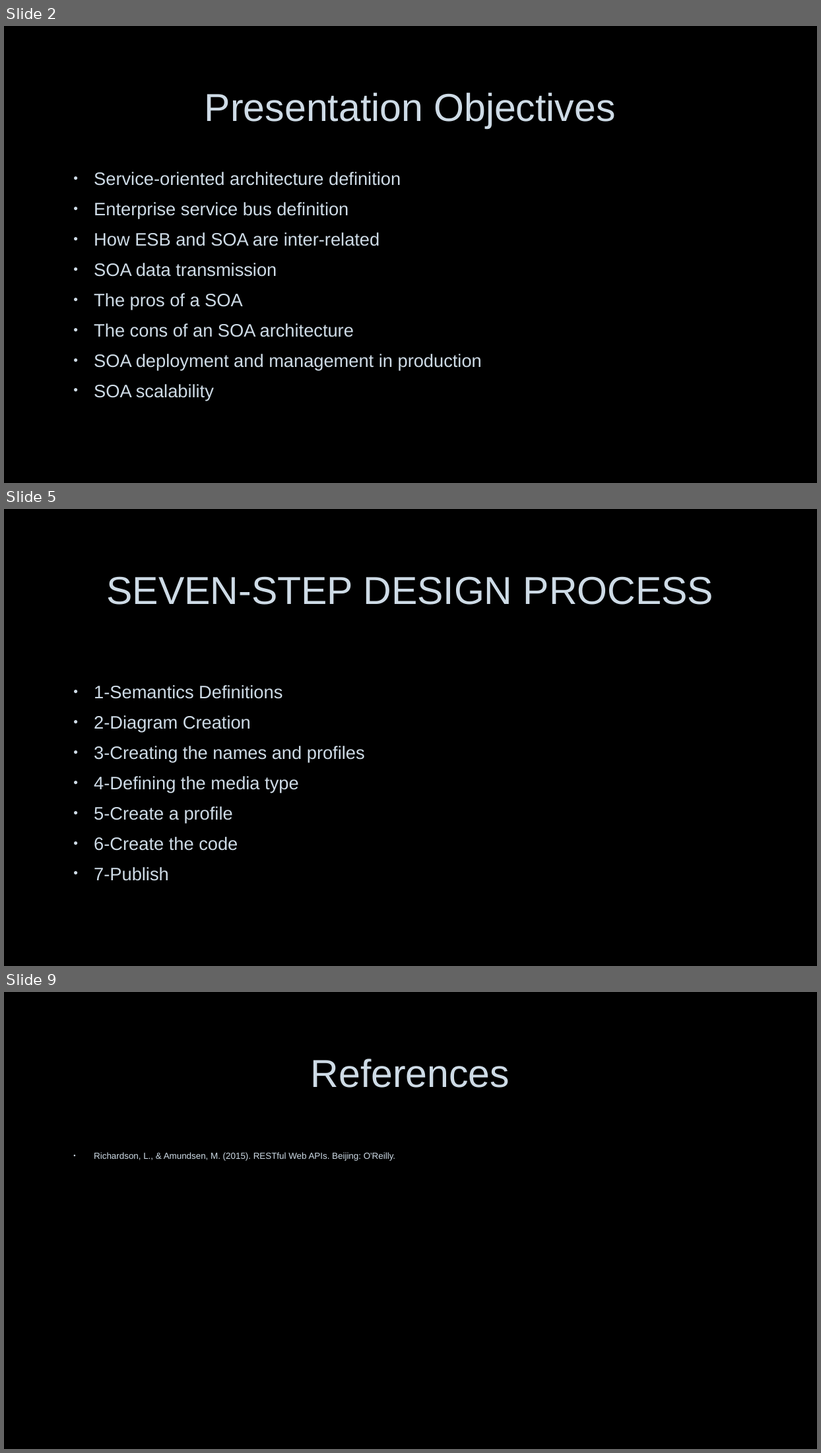
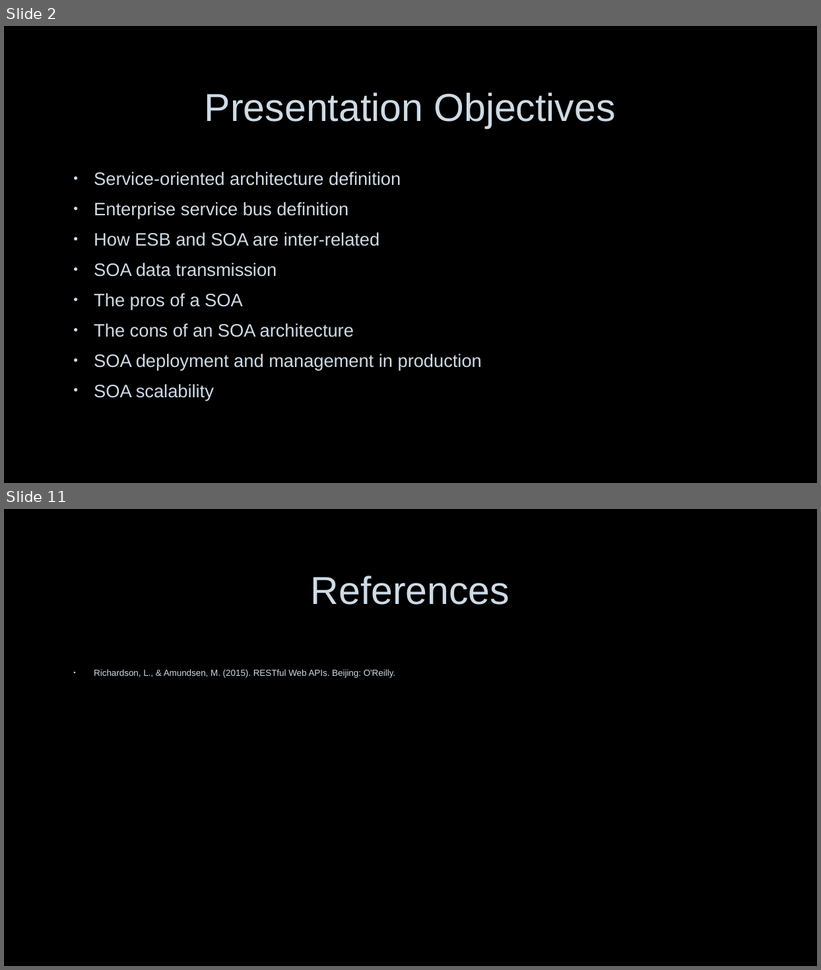
Before and after one commit to nerdommicro/WEB-420, a slide deck: week7-and-group_project/nesbitt-week7.pptx. Shown one above the other, each under a label of ours: slides 2, 5 and 9 before the commit, slides 2 and 11 after it; the slides between them are not shown. The pictures are 821x1453 and 821x970 pixels, drawn with LibreOffice and Linux fonts; fonts in the diff are those of the drawing; background and template pictures are left out. Boxes give left, top, right and bottom in pixels: in the first picture for what was removed or moved away, otherwise in the second. Text is boxed around its words. In the diff, an @@ line names an element or a change of style, - is before the commit and + after.

```diff
--- a/week7-and-group_project/nesbitt-week7.pptx
+++ b/week7-and-group_project/nesbitt-week7.pptx
@@ slide 5 removed at bbox=[4, 509, 817, 966], background picture (left out) @@
@@ title removed at bbox=[106, 576, 714, 605] @@
-SEVEN-STEP DESIGN PROCESS
@@ text removed at bbox=[94, 685, 365, 881] @@
-• 1-Semantics Definitions
-• 2-Diagram Creation
-• 3-Creating the names and profiles
-• 4-Defining the media type
-• 5-Create a profile
-• 6-Create the code
-• 7-Publish
@@ what was slide 9 is now slide 11 @@
```
Also in this commit, not shown: 8 slides added, 5 other slides removed, 1 other file.
